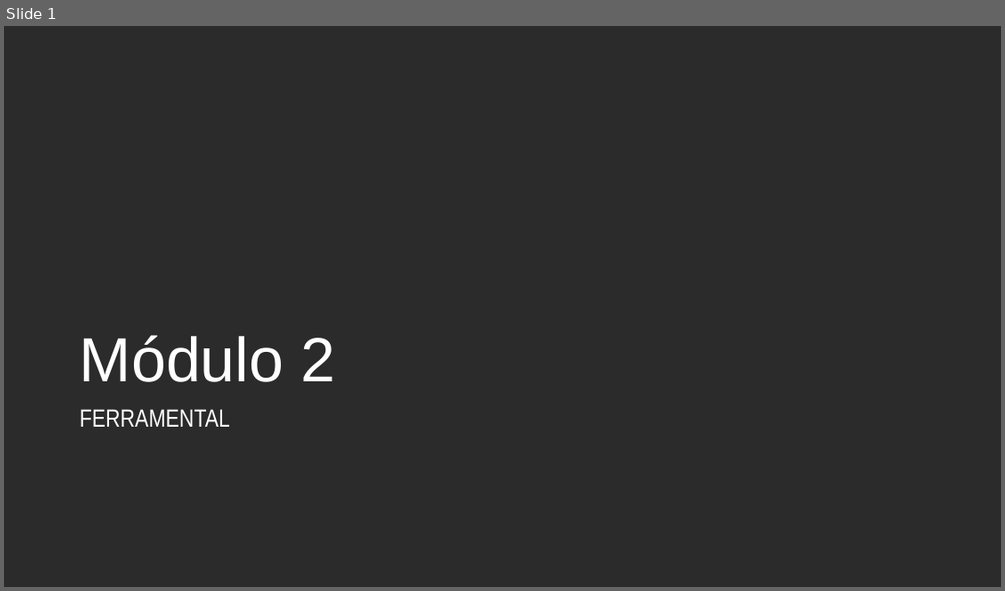
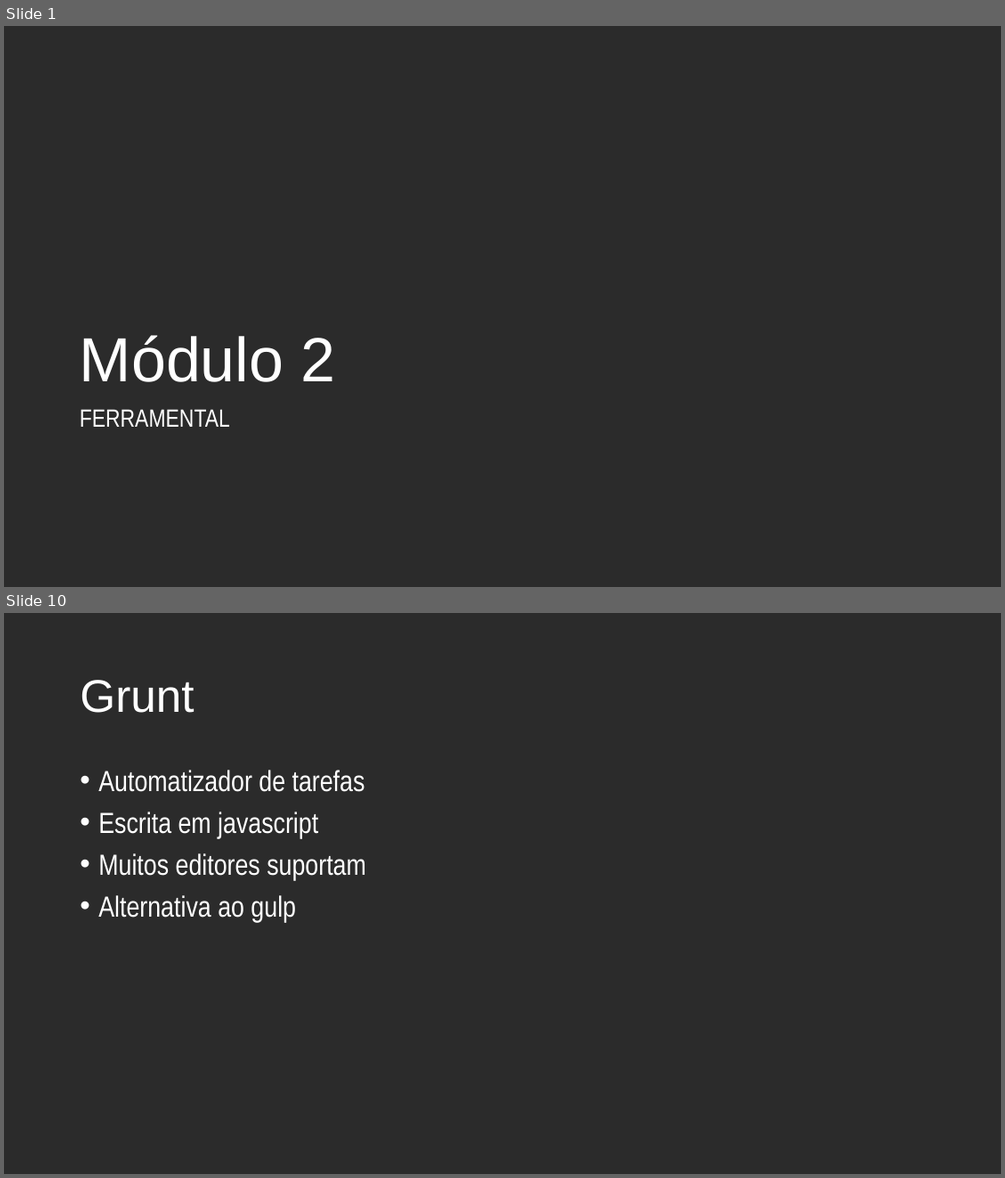
Before and after one commit to andrebaltieri/5485, a slide deck: ppts/Modulo 2/5485 - M02A01.pptx. Shown one above the other, each under a label of ours: slide 1 before the commit, slides 1 and 10 after it; the slides between them are not shown. The pictures are 1005x591 and 1005x1178 pixels, drawn with LibreOffice and Linux fonts; fonts in the diff are those of the drawing; background and template pictures are left out; a plain dark background stands for a picture behind light text. Boxes give left, top, right and bottom in pixels: in the first picture for what was removed or moved away, otherwise in the second. Text is boxed around its words. In the diff, an @@ line names an element or a change of style, - is before the commit and + after.

```diff
--- a/ppts/Modulo 2/5485 - M02A01.pptx
+++ b/ppts/Modulo 2/5485 - M02A01.pptx
@@ slide 10 added at (x1=4, y1=613, x2=1001, y2=1174), background picture (left out) @@
@@ title added at (x1=80, y1=680, x2=194, y2=713), 44 pt, text #FFFFFF @@
+Grunt
@@ text added at (x1=98, y1=770, x2=366, y2=922), 28 pt, text #FFFFFF @@
+• Automatizador de tarefas
+• Escrita em javascript
+• Muitos editores suportam
+• Alternativa ao gulp
```
Also in this commit, not shown: 3 slides changed, 15 other slides added, 3 slides removed, 4 other files.
